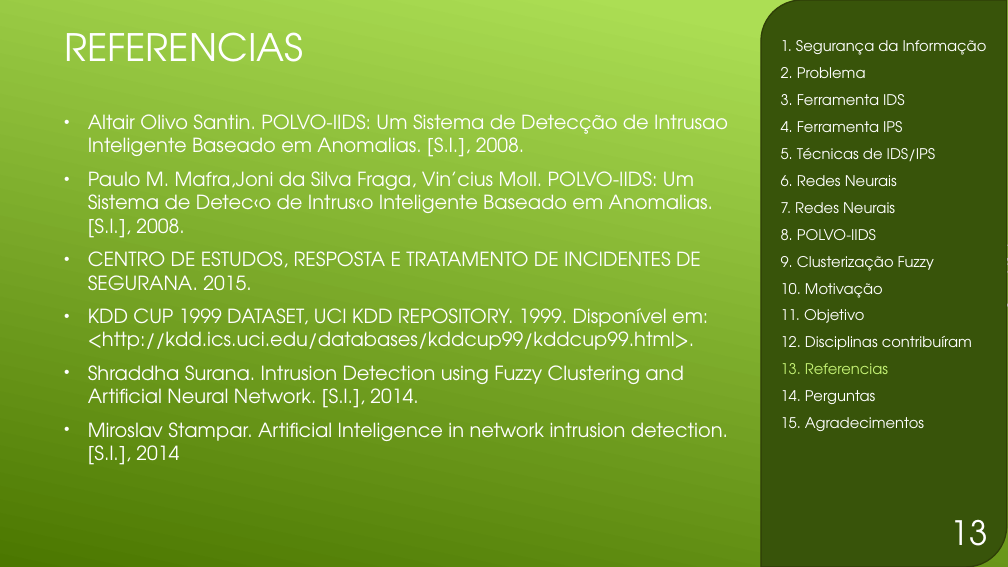
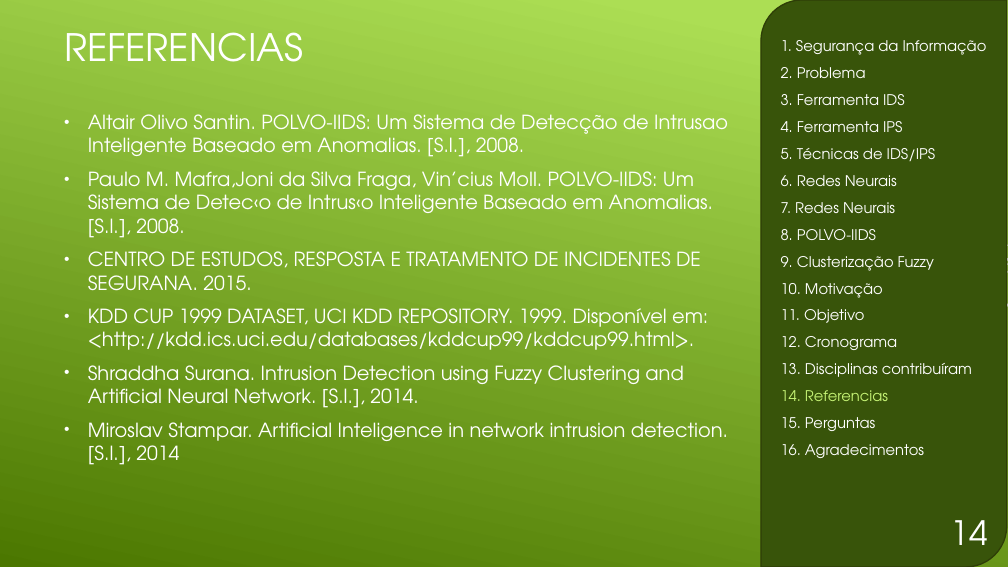
Before and after one commit to GDPLTDA/DetectInstrusao, a slide deck: slide 15 of docs/Apresentação.pptx (slide 14 before the commit). Drawn at 1008x567 pixels with LibreOffice and Linux fonts; fonts in the diff are those of the drawing. Boxes give left, top, right and bottom in pixels: in the first picture for what was removed or moved away, otherwise in the second. Text is boxed around its words. In the diff, an @@ line names an element or a change of style, - is before the commit and + after.

```diff
--- a/docs/Apresentação.pptx
+++ b/docs/Apresentação.pptx
@@ text at (781,336,972,458): text changed @@
-12. Disciplinas contribuíram
-13. Referencias
-14. Perguntas
-15. Agradecimentos
+12. Cronograma
+13. Disciplinas contribuíram
+14. Referencias
+15. Perguntas
+16. Agradecimentos
@@ page number at (950,520,987,545): text changed @@
-13
+14
```
Also in this commit, not shown: 14 other slides changed, 1 slide added, 2 other files.
